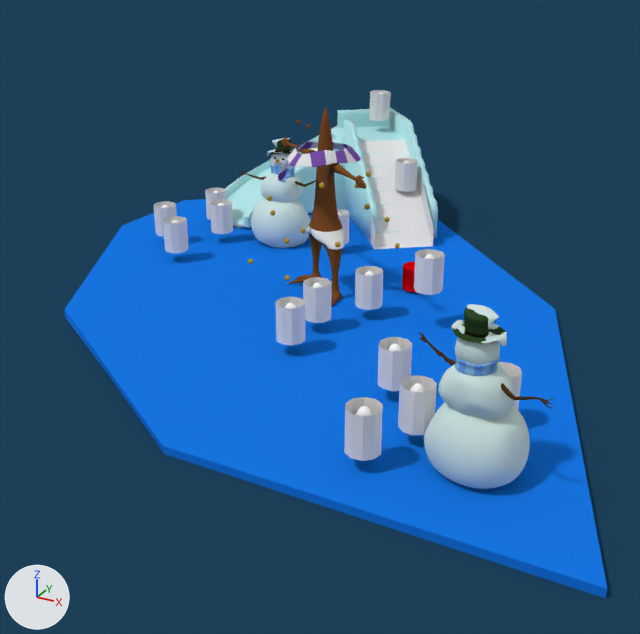
An edit to the Blender file blender/floe/floe.blend, drawn before and after from the same camera.
Camera for both pictures: a camera (50 mm lens) standing at (14.48, -8.21, 5.35) and looking at (8.73, 2.23, 0.13). Arrows for +X, +Y and +Z are at lower left; the lights stay in place.

Before the edit, the objects in view are built like this:
```python
ob_penguin_002 = bpy.data.objects.new('penguin.002', None)
ob_penguin_002.location = (10.4, 2.24, 0.71)
ob_penguin_002.scale = (0.384, 0.384, 0.384)
ob_penguin_007 = bpy.data.objects.new('penguin.007', None)
ob_penguin_007.location = (7.2, 7.41, 1.8)
ob_penguin_007.rotation_euler = (-0.0104, 0.0409, -0.525)  # degrees (-0.6, 2.3, -30)
ob_penguin_007.scale = (0.384, 0.384, 0.384)
ob_penguin_008 = bpy.data.objects.new('penguin.008', None)
ob_penguin_008.location = (9.52, 2.19, 0.33)
ob_penguin_008.rotation_euler = (0.0, 0.0, 0.634)  # degrees (0, 0, 36)
ob_penguin_008.scale = (0.384, 0.384, 0.384)
ob_penguin_009 = bpy.data.objects.new('penguin.009', None)
ob_penguin_009.location = (9.1, 1.45, 0.33)
ob_penguin_009.rotation_euler = (0.0, 0.0, 1.007)  # degrees (0, 0, 58)
ob_penguin_009.scale = (0.384, 0.384, 0.384)
ob_penguin_010 = bpy.data.objects.new('penguin.010', None)
ob_penguin_010.location = (9.14, 0.67, 0.33)
ob_penguin_010.rotation_euler = (0.0, 0.0, 1.238)  # degrees (0, 0, 71)
ob_penguin_010.scale = (0.384, 0.384, 0.384)
ob_penguin_011 = bpy.data.objects.new('penguin.011', None)
ob_penguin_011.location = (11.15, -1.3, 0.33)
ob_penguin_011.rotation_euler = (0.0, 0.0, -3.349)  # degrees (0, 0, -192)
ob_penguin_011.scale = (0.384, 0.384, 0.384)
ob_penguin_012 = bpy.data.objects.new('penguin.012', None)
ob_penguin_012.location = (10.86, 0.18, 0.33)
ob_penguin_012.rotation_euler = (0.0, 0.0, -2.241)  # degrees (0, 0, -128)
ob_penguin_012.scale = (0.384, 0.384, 0.384)
ob_penguin_013 = bpy.data.objects.new('penguin.013', None)
ob_penguin_013.location = (11.46, -0.59, 0.33)
ob_penguin_013.rotation_euler = (0.0, 0.0, -2.322)  # degrees (0, 0, -133)
ob_penguin_013.scale = (0.384, 0.384, 0.384)
ob_penguin_014 = bpy.data.objects.new('penguin.014', None)
ob_penguin_014.location = (12.14, 0.17, 0.33)
ob_penguin_014.rotation_euler = (0.0, 0.0, -1.352)  # degrees (0, 0, -77)
ob_penguin_014.scale = (0.384, 0.384, 0.384)
# also in view: 'snowmen.001' at (12.17, -0.78, 1.21); 'WaterPlane' at (0.0, 0.0, 0.23); 'penguin.003' at (5.77, 2.75, 0.76); 'Arbol' at (8.51, 2.71, 1.86); 'mountain.001' at (7.02, 6.3, 1.22)
```
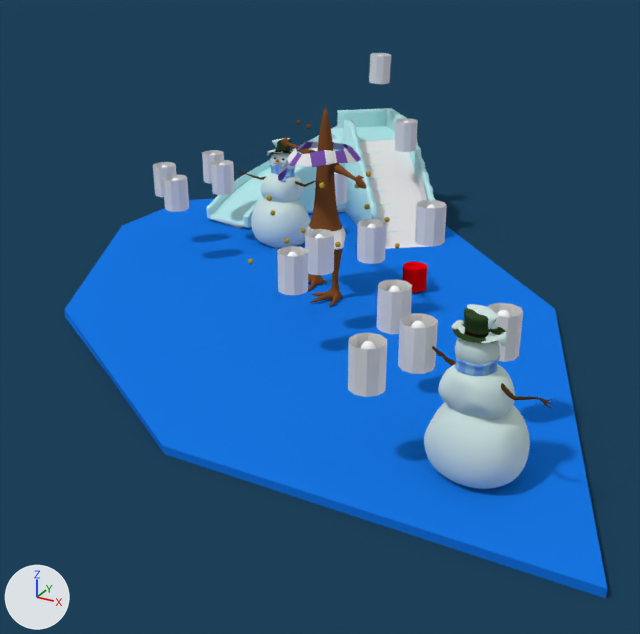
ob_circle is not drawn itself; it is the parent of ob_pengu_paw__l, ob_pengu_paw_r, ob_penguin_1, ob_pingu_peak.

Changed parts and their boxes [x1, y1, x2, y2] in the pictures (640 x 634 px):
'penguin.011', rescaled: before [344, 397, 383, 461]; after [348, 333, 387, 397]
'penguin.013', rescaled: before [398, 376, 437, 435]; after [398, 313, 438, 374]
'penguin.012', rescaled: before [378, 337, 412, 391]; after [377, 279, 412, 334]
'penguin.010', rescaled: before [275, 297, 305, 345]; after [277, 246, 308, 295]
'penguin.002', rescaled: before [414, 249, 445, 295]; after [415, 200, 447, 246]
'penguin.009', rescaled: before [303, 277, 332, 323]; after [305, 229, 334, 275]
'penguin.008', rescaled: before [355, 266, 383, 310]; after [357, 219, 386, 264]
'penguin.003', rescaled: before [163, 216, 189, 253]; after [163, 175, 189, 212]
'penguin.014', rescaled: before [497, 362, 522, 409]; after [487, 303, 523, 362]
'penguin.005', rescaled: before [210, 199, 233, 234]; after [211, 160, 234, 195]
'penguin.006', rescaled: before [395, 158, 418, 192]; after [395, 119, 418, 152]
'penguin.007', rescaled: before [369, 90, 391, 121]; after [369, 53, 391, 84]
'penguin.004', rescaled: before [153, 201, 177, 236]; after [153, 162, 177, 197]
'penguin.001', rescaled (6% taller): before [205, 188, 227, 220]; after [202, 150, 224, 184]
'penguin', rescaled (8% wider): before [337, 209, 349, 244]; after [334, 172, 347, 205]

The change, as a diff of the scene's bpy script:
```diff
--- a/blender/floe/floe.blend.py
+++ b/blender/floe/floe.blend.py
@@ ob_penguin_014 @@
 ob_penguin_014.rotation_euler = (0.0, 0.0, -1.352)  # degrees (0, 0, -77)
-ob_penguin_014.scale = (0.384, 0.384, 0.384)
 ob_penguin_014.show_instancer_for_render = False
@@ ob_penguin_013 @@
 ob_penguin_013.rotation_euler = (0.0, 0.0, -2.322)  # degrees (0, 0, -133)
-ob_penguin_013.scale = (0.384, 0.384, 0.384)
 ob_penguin_013.show_instancer_for_render = False
@@ ob_penguin_012 @@
 ob_penguin_012.rotation_euler = (0.0, 0.0, -2.241)  # degrees (0, 0, -128)
-ob_penguin_012.scale = (0.384, 0.384, 0.384)
 ob_penguin_012.show_instancer_for_render = False
@@ ob_penguin_011 @@
 ob_penguin_011.rotation_euler = (0.0, 0.0, -3.349)  # degrees (0, 0, -192)
-ob_penguin_011.scale = (0.384, 0.384, 0.384)
 ob_penguin_011.show_instancer_for_render = False
@@ ob_penguin_010 @@
 ob_penguin_010.rotation_euler = (0.0, 0.0, 1.238)  # degrees (0, 0, 71)
-ob_penguin_010.scale = (0.384, 0.384, 0.384)
 ob_penguin_010.show_instancer_for_render = False
@@ ob_penguin_009 @@
 ob_penguin_009.rotation_euler = (0.0, 0.0, 1.007)  # degrees (0, 0, 58)
-ob_penguin_009.scale = (0.384, 0.384, 0.384)
 ob_penguin_009.show_instancer_for_render = False
@@ ob_penguin_008 @@
 ob_penguin_008.rotation_euler = (0.0, 0.0, 0.634)  # degrees (0, 0, 36)
-ob_penguin_008.scale = (0.384, 0.384, 0.384)
 ob_penguin_008.show_instancer_for_render = False
@@ ob_penguin_007 @@
 ob_penguin_007.rotation_euler = (-0.0104, 0.0409, -0.525)  # degrees (-0.6, 2.3, -30)
-ob_penguin_007.scale = (0.384, 0.384, 0.384)
 ob_penguin_007.show_instancer_for_render = False
@@ ob_penguin_006 @@
 ob_penguin_006.rotation_euler = (0.0, 0.0, -2.271)  # degrees (0, 0, -130)
-ob_penguin_006.scale = (0.384, 0.384, 0.384)
 ob_penguin_006.show_instancer_for_render = False
@@ ob_penguin_005 @@
 ob_penguin_005.rotation_euler = (0.0, 0.0, 1.983)  # degrees (0, 0, 114)
-ob_penguin_005.scale = (0.384, 0.384, 0.384)
 ob_penguin_005.show_instancer_for_render = False
@@ ob_penguin_004 @@
 ob_penguin_004.rotation_euler = (0.0, 0.0, 1.478)  # degrees (0, 0, 85)
-ob_penguin_004.scale = (0.384, 0.384, 0.384)
 ob_penguin_004.show_instancer_for_render = False
@@ ob_penguin_003 @@
 ob_penguin_003.rotation_euler = (0.0, 0.0, 2.159)  # degrees (0, 0, 124)
-ob_penguin_003.scale = (0.384, 0.384, 0.384)
 ob_penguin_003.show_instancer_for_render = False
@@ ob_penguin_002 @@
 ob_penguin_002.location = (10.4, 2.24, 0.71)
-ob_penguin_002.scale = (0.384, 0.384, 0.384)
 ob_penguin_002.show_instancer_for_render = False
@@ ob_penguin_001 @@
 ob_penguin_001.rotation_euler = (0.0, 0.0, 0.091)  # degrees (0, 0, 5.2)
-ob_penguin_001.scale = (0.384, 0.384, 0.384)
 ob_penguin_001.show_instancer_for_render = False
@@ ob_penguin @@
 ob_penguin.rotation_euler = (0.0, 0.0, -1.189)  # degrees (0, 0, -68)
-ob_penguin.scale = (0.384, 0.384, 0.384)
 ob_penguin.show_instancer_for_render = False
@@ ob_circle @@
 ob_circle.location = (0.0116, -0.0803, 1.128)
-ob_circle.scale = (0.617, 0.617, 0.617)
+ob_circle.scale = (0.237, 0.237, 0.237)
```
